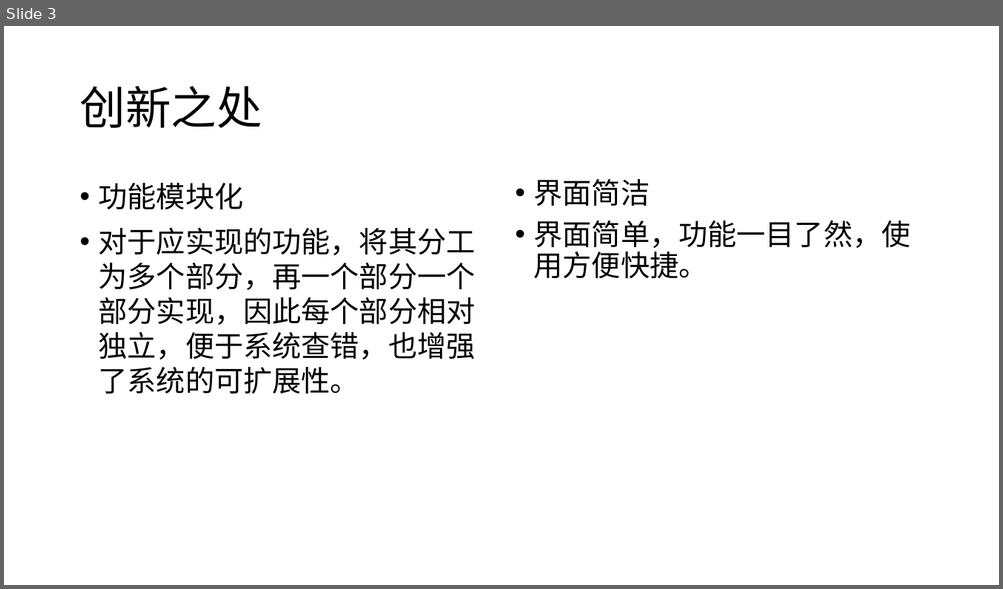
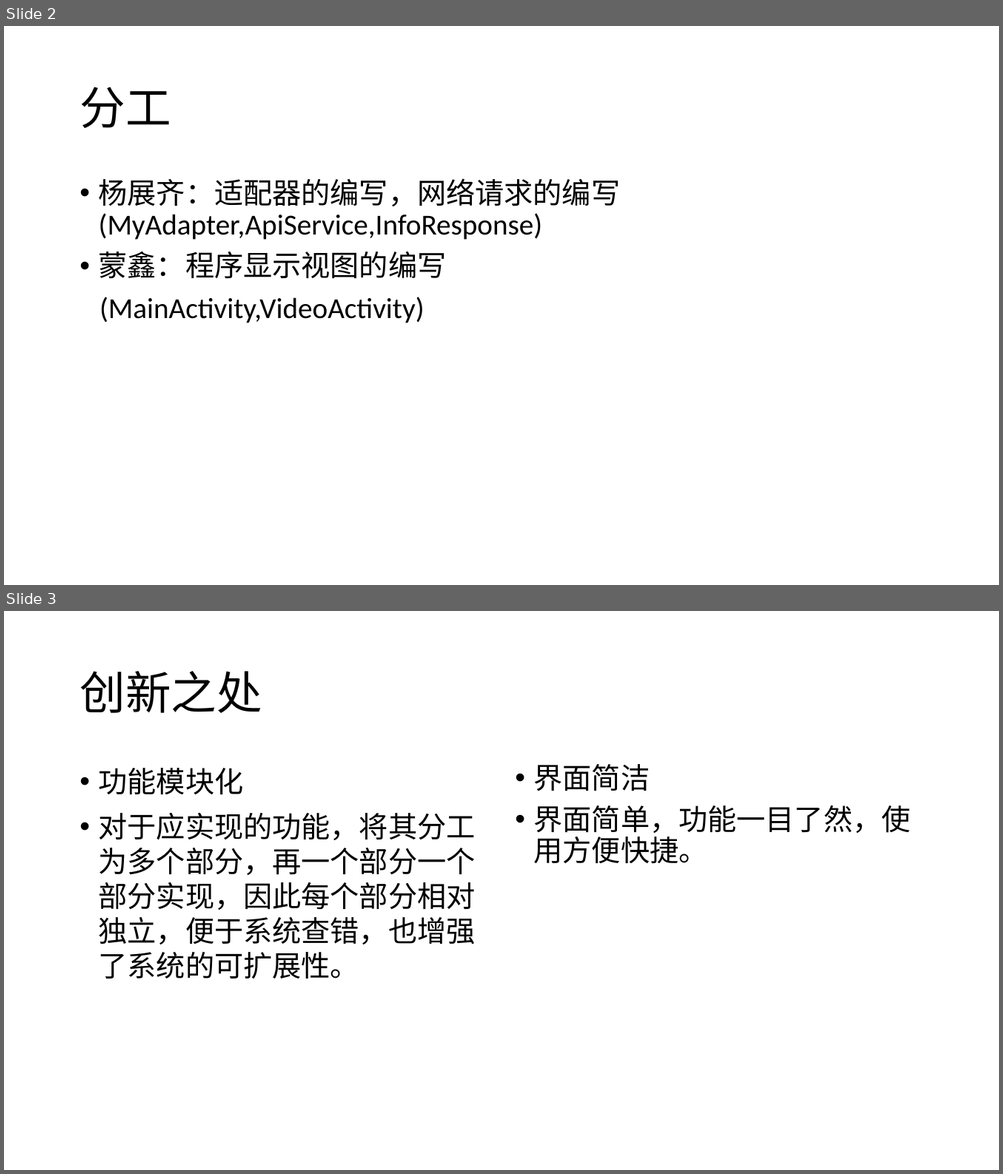
Before and after one commit to kenixi/homework0, a slide deck: 2017211308-2017211404-杨展齐.pptx. Shown one above the other, each under a label of ours: slide 3 before the commit, slides 2 and 3 after it. The pictures are 1003x589 and 1003x1174 pixels, drawn with LibreOffice and Linux fonts; fonts in the diff are those of the drawing. Boxes give left, top, right and bottom in pixels: in the first picture for what was removed or moved away, otherwise in the second. Text is boxed around its words. In the diff, an @@ line names an element or a change of style, - is before the commit and + after.

Commit message:
ppt and video

```diff
--- a/2017211308-2017211404-杨展齐.pptx
+++ b/2017211308-2017211404-杨展齐.pptx
@@ slide 2 added at <box>4,26,999,585</box>, background #FFFFFF @@
@@ title added at <box>79,87,170,128</box>, 44 pt, text #000000 @@
+分工
@@ text added at <box>99,178,620,323</box>, 28 pt, text #000000 @@
+• 杨展齐：适配器的编写，网络请求的编写(MyAdapter,ApiService,InfoResponse)
+• 蒙鑫：程序显示视图的编写
+(MainActivity,VideoActivity)
```
Also in this commit, not shown: 2 slides changed, 1 slide removed.
